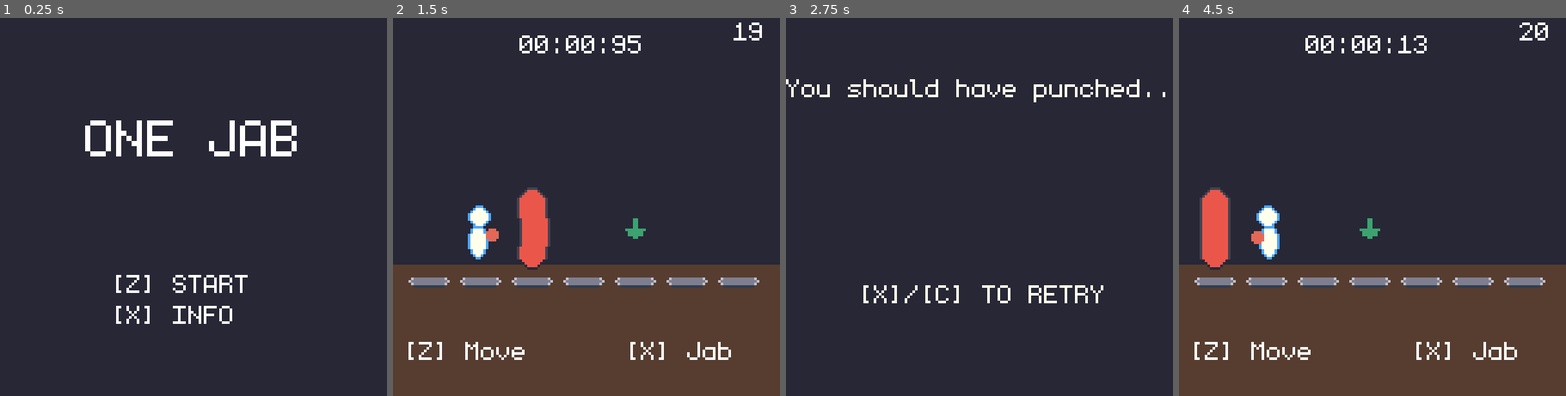
Above: before the commit, frames 1-4 (left to right).
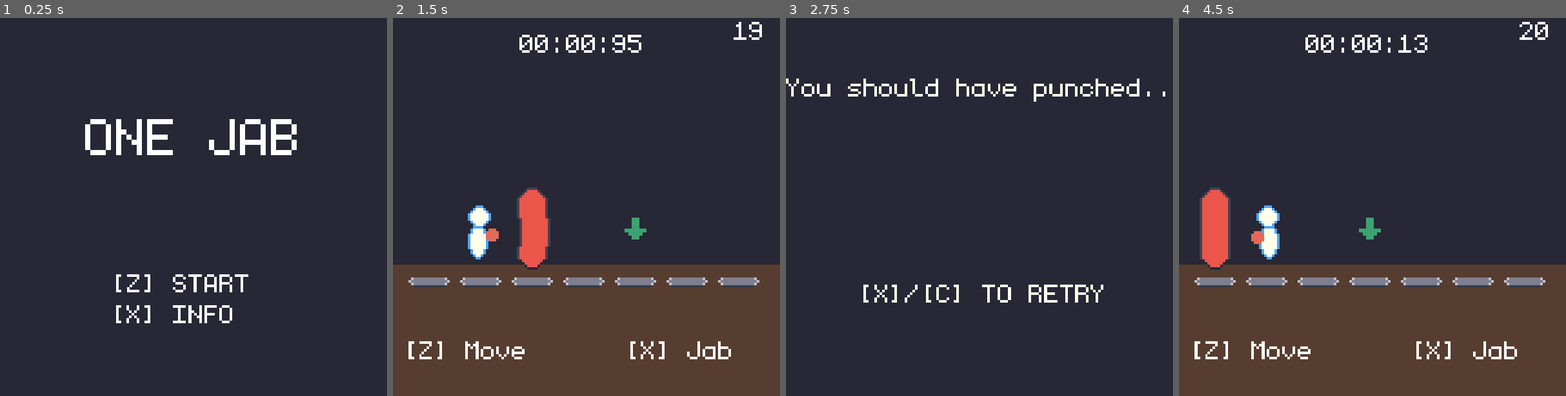
Above: after the commit, the same moments.

Repository: sugarvoid/one-jab
Game: Godot game, scene res://game/scenes/game.tscn
Same seed, same stepped clock (60 frames per second), same inputs: the game is played once before the commit and once after it.
Inputs:
- Up to frame 1 (0.25 s): no input
- Up to frame 2 (1.5 s): tap Enter at 0.5 s; hold Z (move) 0.53-1.28 s; tap X (poke) at 1.35 s
- Up to frame 3 (2.75 s): hold Z (move) from 2.03 s (still down)
- Up to frame 4 (4.5 s): tap Space at 2.75 s; release Z (move) at 2.78 s; tap X (poke) at 2.85, 4.35 s; hold Z (move) 3.53-4.28 s; tap Enter at 4.25 s

The runs differ from the first frame. In frame 1, 0.8% of the frame differs, in the area x 22-77%, y 26-81%; in frame 2, 0.5%; in frame 3, 0.7%; in frame 4, 0.5%.

Commit message:
Fix label text size

Diff:
--- a/game/scenes/game.tscn
+++ b/game/scenes/game.tscn
@@ -219,10 +219,13 @@
 color = Color(0.152941, 0.152941, 0.211765, 1)
 
 [node name="Label8" type="Label" parent="StartScreen/Info"]
-offset_top = 18.0
-offset_right = 150.0
-offset_bottom = 117.0
-theme_override_fonts/font = ExtResource("2_phegq")
+offset_left = 20.0
+offset_top = 23.0
+offset_right = 320.0
+offset_bottom = 165.0
+scale = Vector2(0.4, 0.4)
+theme_override_fonts/font = ExtResource("2_phegq")
+theme_override_font_sizes/font_size = 32
 text = "Goal:
 Hit 20 bags
 
@@ -232,11 +235,13 @@
 horizontal_alignment = 1
 
 [node name="Label9" type="Label" parent="StartScreen/Info"]
-offset_left = 2.0
-offset_top = 118.0
-offset_right = 154.0
-offset_bottom = 141.0
-theme_override_fonts/font = ExtResource("2_phegq")
+offset_left = 44.0
+offset_top = 125.0
+offset_right = 212.0
+offset_bottom = 151.0
+scale = Vector2(0.4, 0.4)
+theme_override_fonts/font = ExtResource("2_phegq")
+theme_override_font_sizes/font_size = 32
 text = "[X] to go back
 "
 horizontal_alignment = 1
--- a/game/scripts/stopwatch.gd
+++ b/game/scripts/stopwatch.gd
@@ -17,7 +17,7 @@
 	start_time = Time.get_ticks_msec()
 
 
-func get_time():
+func get_time() -> String:
 	var elapsed: int = (Time.get_ticks_msec() - start_time)
 
 	var minutes = elapsed / 60 / 1000
--- a/project.godot
+++ b/project.godot
@@ -21,7 +21,7 @@
 window/size/viewport_height=150
 window/size/window_width_override=640
 window/size/window_height_override=640
-window/stretch/mode="viewport"
+window/stretch/mode="canvas_items"
 
 [input]
 
